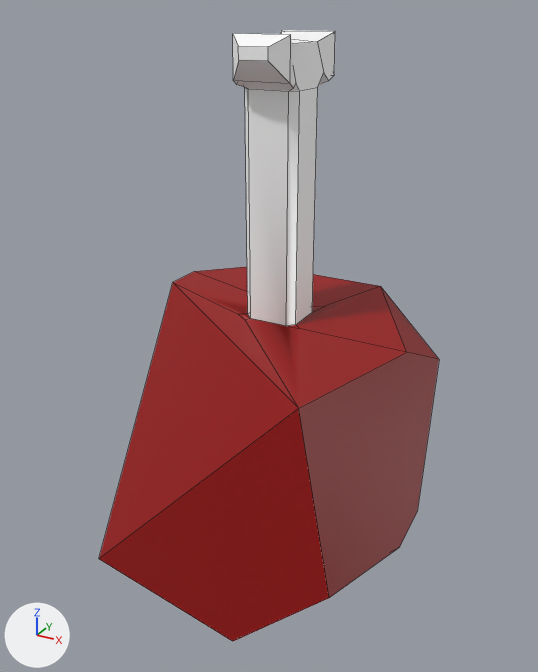
One commit to the Blender file Assets/Art/Models/Unit/Bodypart2.blend: the scene before it, then after it.
The view is the same before and after, from a 50 mm camera at (2.38, -4.27, 4.0) aimed at (0.05, -0.03, 1.88). Every picture has the same lights, and +X, +Y and +Z are marked at lower left. Mesh edges are drawn as thin lines.

In view in the first picture: 'Part'.
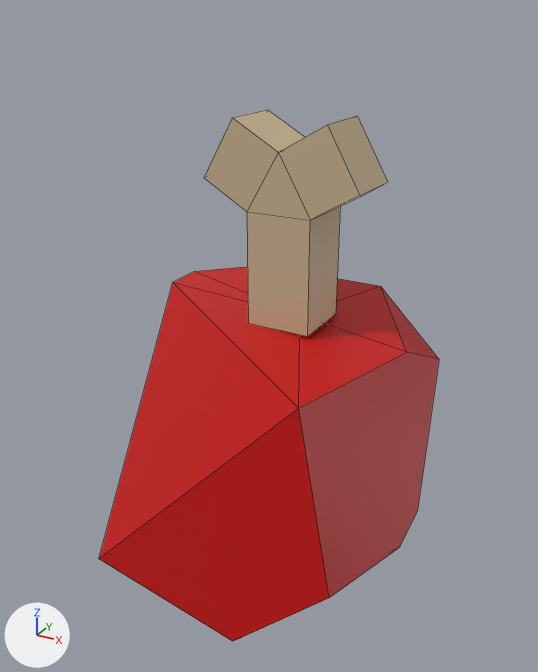
Location of each change, (x1, y1, x2, y2) in pixels of the pictures (538 x 672 px):
'Part', surface changed, reshaped (13% shorter)
    before: (99, 30, 439, 641)
    after: (99, 109, 439, 641)
part 1 of me_cube_001, added (beige)
    after: (204, 109, 387, 337)
part 2 of me_cube_001, cut back
    before: (173, 30, 407, 408)
    after: (173, 267, 407, 408)

The change in detail:
Picture 'DF_ColorPalette.png' (img_df_colorpalette_png) is new.
Material 'Material' (mat_material) changes its picture from img_colorpalette_png to img_df_colorpalette_png.
me_cube_001 is used by ob_part; location (0.0, 0.0, 0.0); rotation (-3.142, 0.0, 0.0), in degrees (-180, 0, 0).
me_cube_001 had 66 vertices, 54 faces and spanned x -1.01..1.11, y -1.0..1.0, z -3.86..0.0.
me_cube_001 now has 37 vertices, 34 faces and spans x -1.01..1.11, y -1.0..1.0, z -3.36..0.0.
me_cube_001 part 1: a new loose piece of 20 vertices spanning x -0.44..0.7, y -0.41..0.06, z -3.36..-1.95, in mat_material (picture img_df_colorpalette_png).
Part 2, on me_cube_001:
50 vertices are removed from x -0.26..0.25, y -0.66..0.16, z -3.86..-1.94.
44 faces are deleted.
1 vertex is added at (0.14, -0.27, -1.95).
6 new faces join them.
